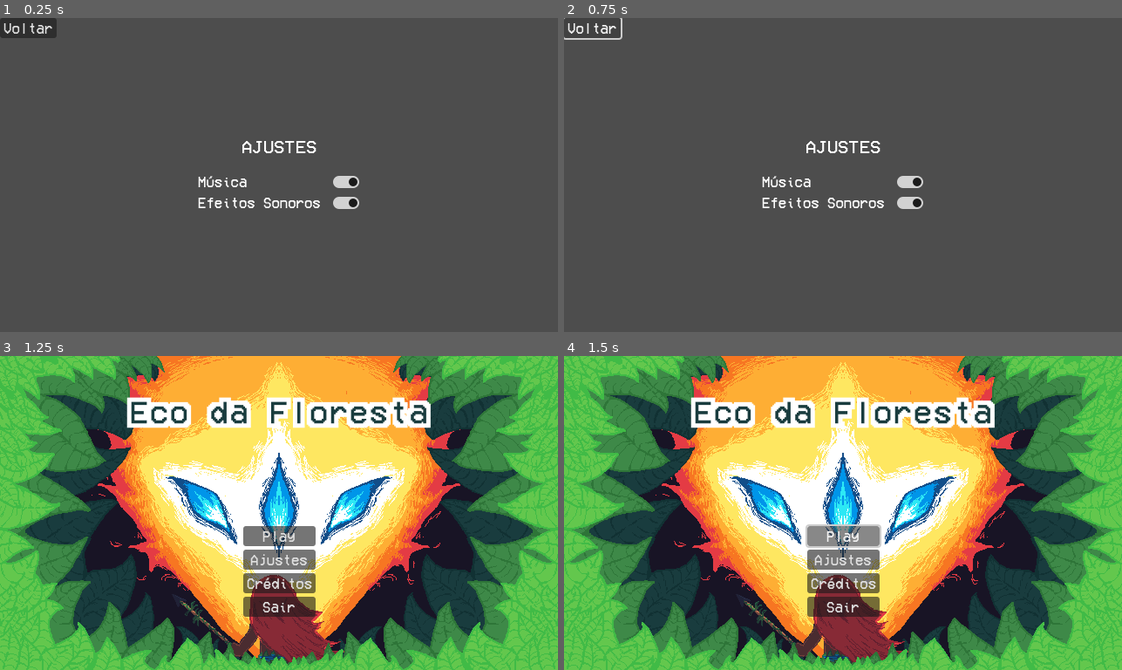
Above: before the commit, frames 1-4 (two rows, left to right).
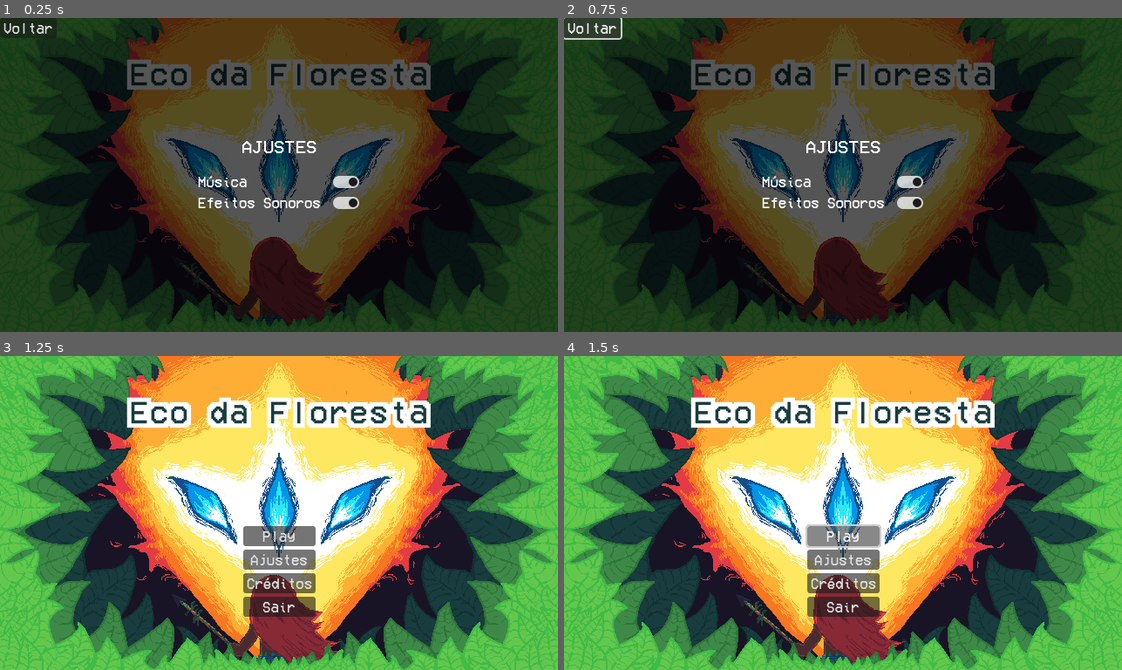
Above: after the commit, the same moments.

Repository: SamuelMTL/AmazonProject
Game: Godot game, scene res://scenes/AjustesScene/AjustesScene.tscn
Two runs of this game, one before a commit and one after it. Both use one fixed random seed, a clock stepped at 60 frames per second and the inputs below. This scene is started directly instead of the project's main scene. Sound files missing from this copy of the repository are replaced by a short silence.
Inputs:
- Up to frame 1 (0.25 s): no input
- Up to frame 2 (0.75 s): click "Voltar" at 0.5 s
- Up to frame 3 (1.25 s): no input
- Up to frame 4 (1.5 s): click "Play" at 1.25 s

The runs differ from the first frame. In frame 1, 88% of the frame differs, in the area x 0-100%, y 0-100%; in frame 2, 88%; in frame 3, nothing differs; in frame 4, nothing differs.

Commit message:
Tela de Ajustes: plano de fundo adicionado (com filtro escuro).

Diff:
--- a/amazonproject/scenes/AjustesScene/AjustesScene.tscn
+++ b/amazonproject/scenes/AjustesScene/AjustesScene.tscn
@@ -1,6 +1,7 @@
-[gd_scene load_steps=3 format=3 uid="uid://dukjcbgwjytko"]
+[gd_scene load_steps=4 format=3 uid="uid://dukjcbgwjytko"]
 
 [ext_resource type="PackedScene" uid="uid://c6yd2kl7pfr2f" path="res://Components/MainMenuButtonComponent/MainMenuButton.tscn" id="1_qpwrc"]
+[ext_resource type="Texture2D" uid="uid://br5v774ktbwjw" path="res://Scenes/MainMenuScene/assets/Frame 4.png" id="1_rg5oa"]
 [ext_resource type="FontFile" uid="uid://bm1yrc41rrxlf" path="res://assets/fonts/VCR_OSD_MONO_1.001.ttf" id="2_u8j0c"]
 
 [node name="AjustesScene" type="Control"]
@@ -11,12 +12,20 @@
 grow_horizontal = 2
 grow_vertical = 2
 
+[node name="Background" type="TextureRect" parent="."]
+modulate = Color(0.333333, 0.333333, 0.333333, 1)
+layout_mode = 0
+offset_right = 640.0
+offset_bottom = 360.0
+texture = ExtResource("1_rg5oa")
+
 [node name="MainMenuButton" parent="." instance=ExtResource("1_qpwrc")]
 layout_mode = 0
 label_text = "Voltar"
 next_scene = "res://scenes/MainMenuScene/MainMenu.tscn"
 
 [node name="VBoxContainer" type="VBoxContainer" parent="."]
+z_index = 1
 layout_mode = 1
 anchors_preset = 8
 anchor_left = 0.5
--- a/amazonproject/scenes/MainMenuScene/MainMenu.tscn
+++ b/amazonproject/scenes/MainMenuScene/MainMenu.tscn
@@ -13,7 +13,7 @@
 grow_horizontal = 2
 grow_vertical = 2
 
-[node name="TextureRect" type="TextureRect" parent="."]
+[node name="Background" type="TextureRect" parent="."]
 layout_mode = 0
 offset_right = 40.0
 offset_bottom = 40.0
